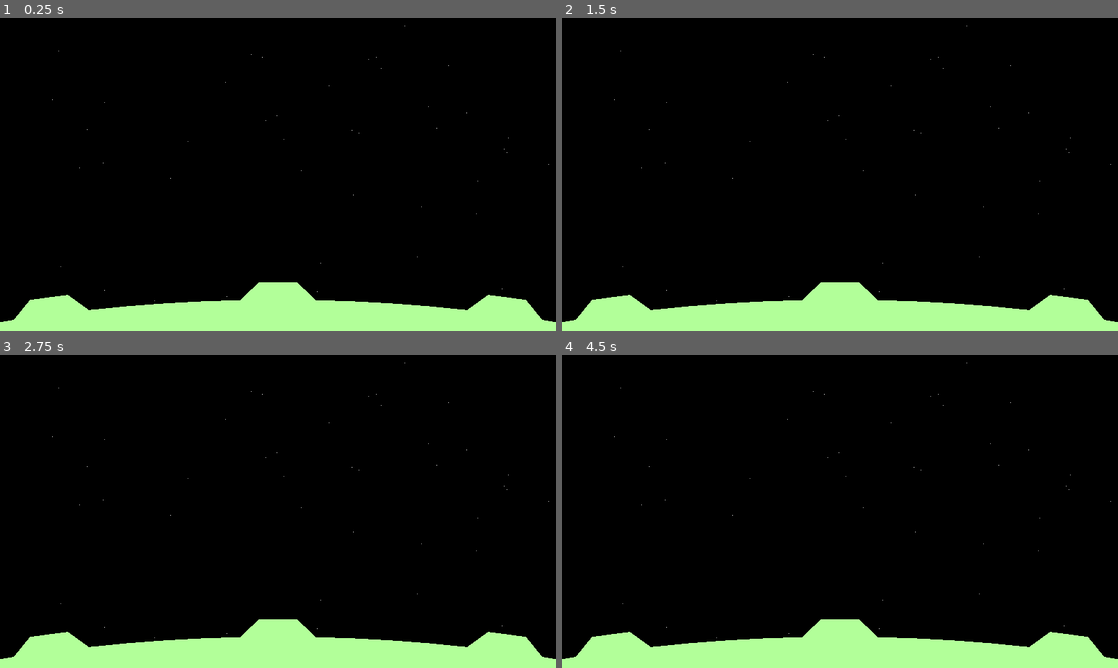
Above: before the commit, frames 1-4 (two rows, left to right).
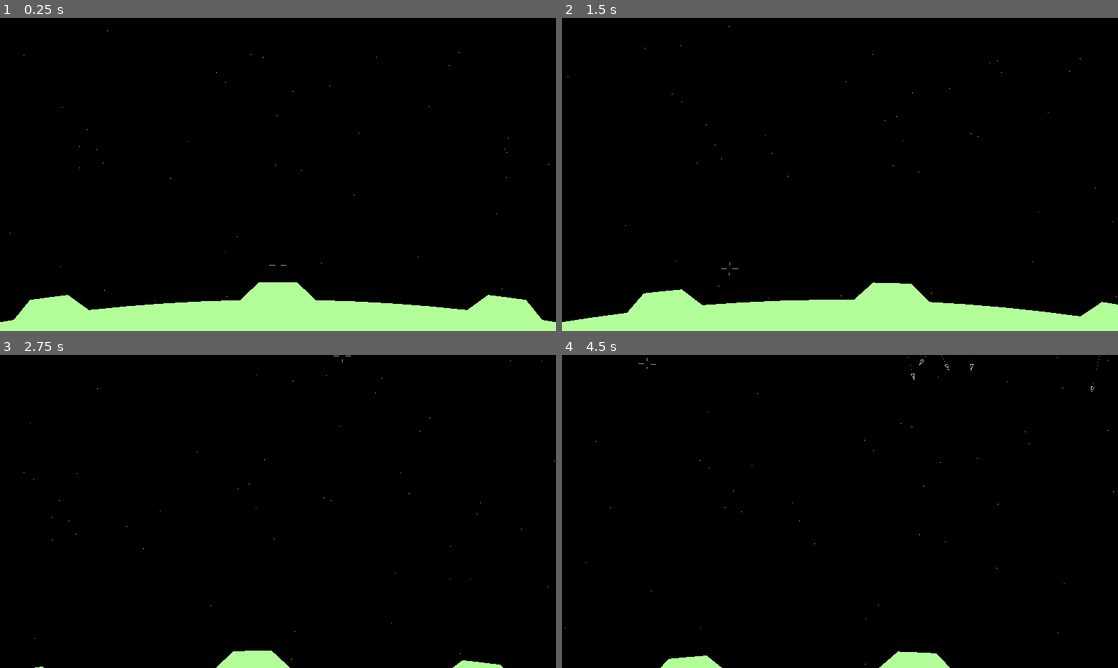
Above: after the commit, the same moments.

Repository: tartley/missile-commander
Game: Godot game, scene res://main.tscn
Two runs of this game, one before a commit and one after it. Both use one fixed random seed, a clock stepped at 60 frames per second and the inputs below.
Inputs (mouse positions are in pixels of both pictures, inside the frame that each line leads up to):
- Up to frame 1 (0.25 s): no input
- Up to frame 2 (1.5 s): tap Enter at 0.5 s; move the mouse to (962, 158) at 0.52 s; tap Space at 1.25 s; move the mouse to (728, 190) at 1.27 s
- Up to frame 3 (2.75 s): tap Enter at 2 s; move the mouse to (333, 442) at 2.02 s
- Up to frame 4 (4.5 s): tap Space at 2.75, 4.25 s; move the mouse to (812, 574) at 2.77 s; tap Enter at 3.5 s; move the mouse to (1006, 558) at 3.52 s; move the mouse to (673, 464) at 4.27 s

The runs differ from the first frame. In frame 1, less than 0.1% of the frame differs, in the area x 1-92%, y 2-91%; in frame 2, 2.7%; in frame 3, 8.6%, in the area x 0-100%, y 0-100%; in frame 4, 8.6%.
Error before the commit: Invalid access to property or key 'angle' on a base object of type 'Nil'. (res://mouse.gd:46)

Commit message:
Missiles head toward Ground city & gap locations

Diff:
--- a/camera.gd
+++ b/camera.gd
@@ -11,9 +11,10 @@
         )
     return pos
 
-func get_camera_rotation(input:Vector2) -> float:
-    return input.x / -7
-
 func _process(_delta):
-    position = get_camera_position(%Mouse.normalized)
-    rotation = get_camera_rotation(%Mouse.normalized)
+    var radius:float = %Ground.RADIUS + get_viewport_rect().size.y * 0.4
+    rotation = - %Ground.PLANET_ANGLE * 0.64 * %Mouse.normalized.x
+    position = Vector2(
+        -radius * sin(rotation),
+         radius * cos(rotation) + get_viewport_rect().size.y * %Mouse.normalized.y * 0.1
+    )
--- a/ground.gd
+++ b/ground.gd
@@ -13,9 +13,9 @@
 const COLOR := Color(0.1, 0.5, 0.2)
 
 var verts : Array[Vector2]
-var edges : Array[Vector2] = []
 var cities : Array[Vector2] = []
 var bases : Array[Vector2] = []
+var empties : Array[Vector2] = []
 
 func _ready():
     # Shape of ground in annotated polar co-ordinates, (angle, radius, feature). Where:
@@ -31,34 +31,33 @@
         Polar.new(-40 * seg_ang, RADIUS),
         Polar.new(-36 * seg_ang, RADIUS),
         Polar.new(-32 * seg_ang, RADIUS),
-        Polar.new(-28 * seg_ang, RADIUS),
-        Polar.new(-26 * seg_ang, RADIUS + HILL_HEIGHT),
+        Polar.new(-28 * seg_ang, RADIUS, "empty"),
+        Polar.new(-26 * seg_ang, RADIUS + HILL_HEIGHT, "empty"),
         Polar.new(-24 * seg_ang, RADIUS + HILL_HEIGHT, "base"),
-        Polar.new(-22 * seg_ang, RADIUS + HILL_HEIGHT),
-        Polar.new(-20 * seg_ang, RADIUS),
+        Polar.new(-22 * seg_ang, RADIUS + HILL_HEIGHT, "empty"),
+        Polar.new(-20 * seg_ang, RADIUS, "empty"),
         Polar.new(-16 * seg_ang, RADIUS, "city"),
         Polar.new(-12 * seg_ang, RADIUS, "city"),
         Polar.new(-8 * seg_ang, RADIUS, "city"),
-        Polar.new(-4 * seg_ang, RADIUS),
-        Polar.new(-2 * seg_ang, RADIUS + HILL_HEIGHT),
+        Polar.new(-4 * seg_ang, RADIUS, "empty"),
+        Polar.new(-2 * seg_ang, RADIUS + HILL_HEIGHT, "empty"),
         Polar.new(0 * seg_ang, RADIUS + HILL_HEIGHT, "base"),
-        Polar.new(2 * seg_ang, RADIUS + HILL_HEIGHT),
-        Polar.new(4 * seg_ang, RADIUS),
+        Polar.new(2 * seg_ang, RADIUS + HILL_HEIGHT, "empty"),
+        Polar.new(4 * seg_ang, RADIUS, "empty"),
         Polar.new(8 * seg_ang, RADIUS, "city"),
         Polar.new(12 * seg_ang, RADIUS, "city"),
         Polar.new(16 * seg_ang, RADIUS, "city"),
-        Polar.new(20 * seg_ang, RADIUS),
-        Polar.new(22 * seg_ang, RADIUS + HILL_HEIGHT),
+        Polar.new(20 * seg_ang, RADIUS, "empty"),
+        Polar.new(22 * seg_ang, RADIUS + HILL_HEIGHT, "empty"),
         Polar.new(24 * seg_ang, RADIUS + HILL_HEIGHT, "base"),
-        Polar.new(26 * seg_ang, RADIUS + HILL_HEIGHT),
-        Polar.new(28 * seg_ang, RADIUS),
+        Polar.new(26 * seg_ang, RADIUS + HILL_HEIGHT, "empty"),
+        Polar.new(28 * seg_ang, RADIUS, "empty"),
         Polar.new(32 * seg_ang, RADIUS),
         Polar.new(36 * seg_ang, RADIUS),
         Polar.new(40 * seg_ang, RADIUS),
         Polar.new(44 * seg_ang, RADIUS),
         Polar.new(44 * seg_ang, 0),
     ]
-
     var xys_annotated: Array = []
     for polar:Polar in annotated_polars:
         xys_annotated.append([polar.cartesian(), polar.annotation])
@@ -68,17 +67,16 @@
     for va in xys_annotated:
         verts.append(va[0])
         var collection:Array
-        if va[1] == "edge":
-            collection = edges
-        elif va[1] == "city":
+        if va[1] == "city":
             collection = cities
         elif va[1] == "base":
             collection = bases
+        elif va[1] == "empty":
+            collection = empties
         elif va[1]:
             assert(false, "Unrecognized vertex annotation '%s'" % va[1])
         collection.append(va[0])
 
-    print(edges)
     return xys_annotated
 
 
--- a/main.gd
+++ b/main.gd
@@ -1 +1,16 @@
-class_name Main extends Node2D
+class_name Main extends Node
+
+var Missile = preload("res://missile/missile.tscn")
+
+func launch_missile():
+    var missile = Missile.instantiate()
+    var start := Vector2(randf_range(-2000, +2000), randf_range(14500, 15000)) # start position
+    var targets:Array[Vector2] = %Ground.empties + %Ground.cities
+    var destination:Vector2 = targets.pick_random()
+    var speed := randf_range(100, 200)
+    missile.launch(start, destination, speed)
+    %World.add_child(missile)
+
+func _ready() -> void:
+    for _i in range(10):
+        launch_missile()
--- a/main.tscn
+++ b/main.tscn
@@ -1,22 +1,26 @@
-[gd_scene load_steps=7 format=3 uid="uid://dvl60w5q1oghk"]
+[gd_scene load_steps=8 format=3 uid="uid://dvl60w5q1oghk"]
 
 [ext_resource type="Script" path="res://camera.gd" id="1_2ff6t"]
 [ext_resource type="Script" path="res://main.gd" id="1_htis4"]
 [ext_resource type="Script" path="res://ground.gd" id="2_j6ko4"]
 [ext_resource type="Script" path="res://mouse.gd" id="3_xy2w8"]
+[ext_resource type="Script" path="res://world.gd" id="3_ygiri"]
 [ext_resource type="Script" path="res://sky.gd" id="4_neypf"]
 [ext_resource type="Script" path="res://polar.gd" id="5_6n56b"]
 
-[node name="Main" type="Node2D"]
-scale = Vector2(1, -1)
+[node name="Main" type="Node"]
 script = ExtResource("1_htis4")
 
-[node name="Camera" type="Camera2D" parent="."]
-position = Vector2(0, 12000)
+[node name="World" type="Node2D" parent="."]
+unique_name_in_owner = true
+scale = Vector2(1, -1)
+script = ExtResource("3_ygiri")
+
+[node name="Camera" type="Camera2D" parent="World"]
+position = Vector2(0, -12000)
+scale = Vector2(1, -1)
 ignore_rotation = false
 script = ExtResource("1_2ff6t")
-
-[node name="World" type="Node2D" parent="."]
 
 [node name="Sky" type="Node2D" parent="World"]
 unique_name_in_owner = true
--- /dev/null
+++ b/missile/appearance.gd
@@ -0,0 +1,7 @@
+extends Node2D
+
+# must be populated by parent
+var verts:Array[Vector2]
+
+func _draw():
+    draw_polyline(verts, Color(.7, 1, .6), 2.0, true)
--- /dev/null
+++ b/missile/missile.gd
@@ -0,0 +1,31 @@
+extends Node2D
+
+const SIZE := 40.0
+const verts: Array[Vector2] = [
+    Vector2(0.0, -SIZE/2.0),
+    Vector2(-SIZE/4.0, +SIZE/2.0),
+    Vector2(+SIZE/4.0, +SIZE/2.0),
+    Vector2(0.0, -SIZE/2.0),
+]
+
+var velocity: Vector2
+
+func _init() -> void:
+    var rng = RandomNumberGenerator.new()
+    position = Vector2(1960, 2160 - SIZE/2)
+    var destination := Vector2(rng.randf_range(0, 2*1960), 0)
+    var time = 10 # seconds
+    velocity = (destination - position) / time
+    rotation = tanh(velocity.x / -velocity.y)
+
+func _ready() -> void:
+    $Appearance.verts = verts
+    $Exhaust.direction = Vector2(velocity.x, -velocity.y)
+
+func launch(pos:Vector2, destination:Vector2, speed:float):
+    position = pos
+    rotation = (destination - position).angle() + PI / 2
+    velocity = Vector2.from_angle(rotation - PI / 2) * speed
+
+func _process(delta: float) -> void:
+    position += velocity * delta
--- /dev/null
+++ b/missile/missile.tscn
@@ -0,0 +1,25 @@
+[gd_scene load_steps=3 format=3 uid="uid://beborlibqojkp"]
+
+[ext_resource type="Script" path="res://missile/missile.gd" id="1_ag1ef"]
+[ext_resource type="Script" path="res://missile/appearance.gd" id="2_uund3"]
+
+[node name="Missile" type="Node2D"]
+script = ExtResource("1_ag1ef")
+metadata/_edit_group_ = true
+
+[node name="Appearance" type="Node2D" parent="."]
+script = ExtResource("2_uund3")
+
+[node name="Exhaust" type="CPUParticles2D" parent="."]
+amount = 80
+lifetime = 10.0
+speed_scale = 0.75
+fract_delta = false
+direction = Vector2(2.08165e-12, 1)
+spread = 0.0
+gravity = Vector2(2.08165e-12, 2.08165e-12)
+damping_min = 1000.0
+damping_max = 1000.0
+scale_amount_min = 4.0
+scale_amount_max = 4.0
+color = Color(0.458824, 0.576471, 1, 1)
--- a/mouse.gd
+++ b/mouse.gd
@@ -8,13 +8,23 @@
 var normalized: Vector2
 
 # Mouse position, as (angle from up in radians, height above planet surface)
-var world_polar: Polar:
+var world_polar:= Polar.new(0, 0):
     get:
         return world_polar
     set(value):
         world_polar = constrain(value, extent_polar)
         position = world_polar.cartesian()
         normalized = normalize(world_polar, extent_polar)
+
+func _ready():
+    extent_polar = Rect2(
+        -%Ground.PLANET_ANGLE * 0.99,
+        %Ground.RADIUS + get_viewport_rect().size.y * 0.11,
+        %Ground.PLANET_ANGLE * 1.98,
+        get_viewport_rect().size.y * .89
+    )
+    # Dupes behavior of "focus in" event, since we don't get that event on MacOS
+    capture_mouse()
 
 func constrain(initial: Polar, extent: Rect2) -> Polar:
     "Return 'initial', modified to lie within 'extent'"
@@ -30,14 +40,14 @@
         (point.radius - extent.position.y) / (extent.end.y - extent.position.y),
     )
 
-func _ready():
-    extent_polar = Rect2(-%Ground.PLANET_ANGLE, %Ground.RADIUS + get_viewport_rect().size.y * 0.11, %Ground.PLANET_ANGLE * 2.0, get_viewport_rect().size.y * 9/10)
+func capture_mouse():
+    Input.mouse_mode = Input.MOUSE_MODE_CAPTURED
+    world_polar = Polar.new(0, 0)
 
 func _notification(what):
     match what:
         MainLoop.NOTIFICATION_APPLICATION_FOCUS_IN:
-            Input.mouse_mode = Input.MOUSE_MODE_CAPTURED
-            world_polar = Polar.new(0, %Ground.RADIUS + get_viewport_rect().size.y * 0.5)
+            capture_mouse()
         MainLoop.NOTIFICATION_APPLICATION_FOCUS_OUT:
             Input.mouse_mode = Input.MOUSE_MODE_VISIBLE
 
--- a/sky.gd
+++ b/sky.gd
@@ -17,6 +17,6 @@
         size = _random.randf_range(5.0, 8.0)
         bright = _random.randf_range(0.5, 1.0)
         verts.append(Vector2(x, y))
-        verts.append(Vector2(x + 3, y))
+        verts.append(Vector2(x + 4, y))
         colors.append(Color(bright, bright, bright))
-    draw_multiline_colors(verts, colors, -1)
+    draw_multiline_colors(verts, colors, 4)
--- /dev/null
+++ b/world.gd
@@ -0,0 +1 @@
+extends Node2D
